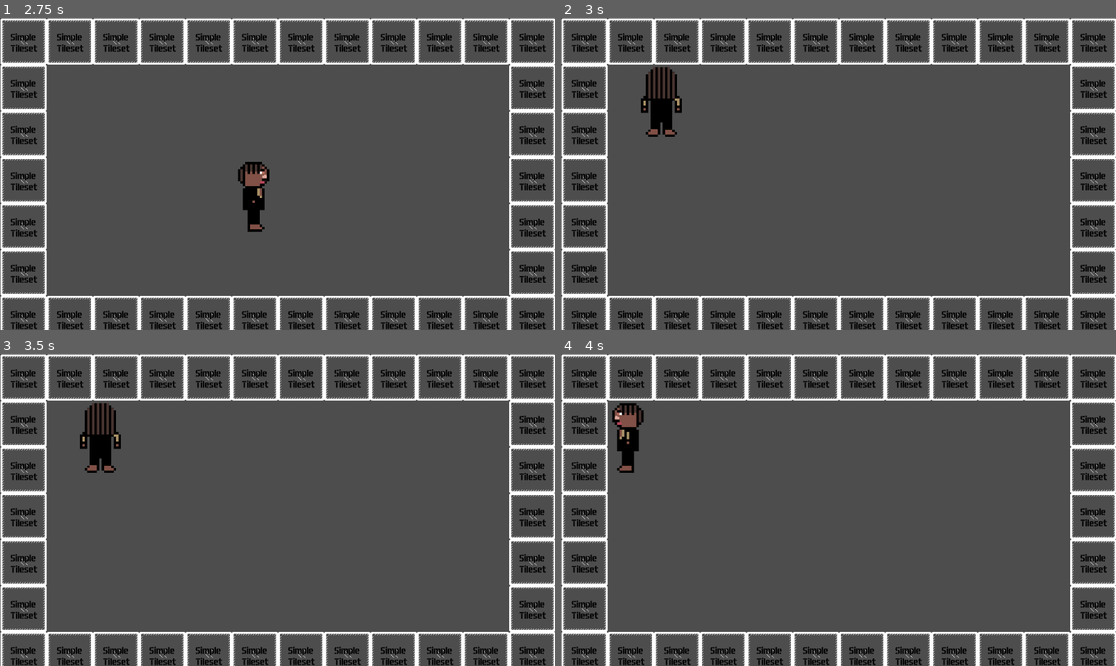
Above: before the commit, frames 1-4 (two rows, left to right).
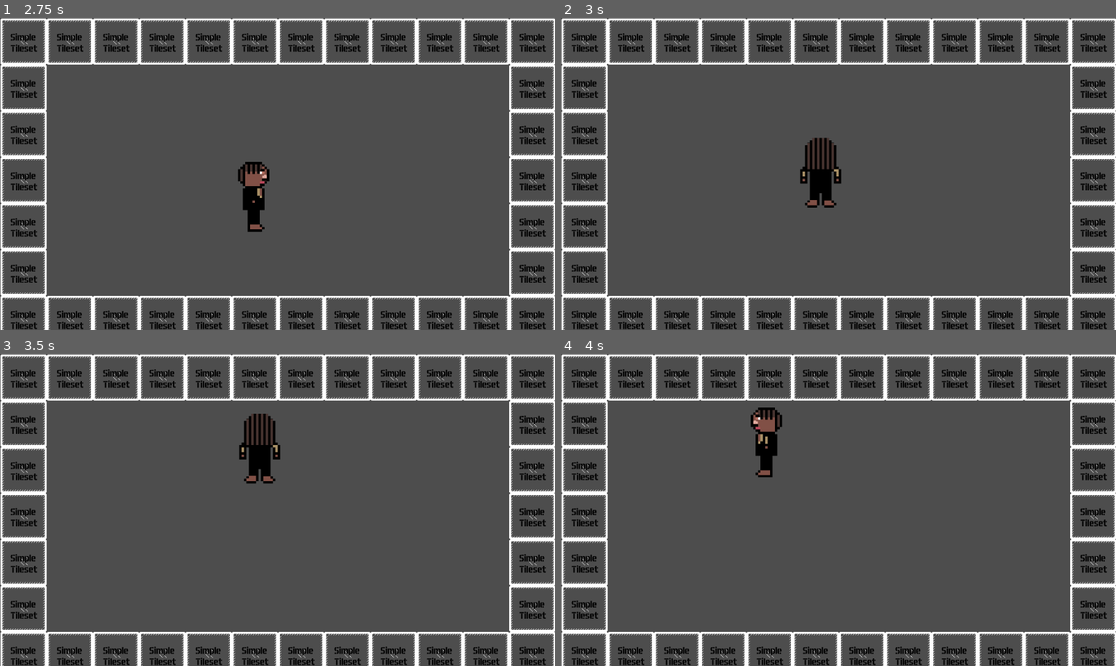
Above: after the commit, the same moments.

Repository: MFHKiwi/dreamys-dungeon
Game: Godot game, scene res://dreamys_dungeon.tscn
Two runs of this game, one before a commit and one after it. Both use one fixed random seed, a clock stepped at 60 frames per second and the inputs below.
Inputs:
- Up to frame 1 (2.75 s): tap Enter at 0.5 s; hold Right (ui_right) 0.53-1.28 s; hold Down (ui_down) 1.28-2.03 s; hold Right (ui_right) from 2.03 s (still down)
- Up to frame 2 (3 s): release Right (ui_right) at 2.78 s; hold Up (ui_up) from 2.78 s (still down)
- Up to frame 3 (3.5 s): keep holding Up (ui_up)
- Up to frame 4 (4 s): release Up (ui_up) at 3.53 s; hold Left (ui_left) from 3.53 s (still down)

Frame 1 is identical in both runs. In frame 2, 2.3% of the frame differs, in the area x 14-51%, y 15-61%; in frame 3, 2.3%, in the area x 14-51%, y 15-42%; in frame 4, 1.7%.

Commit message:
added projectiles

Diff:
--- a/dreamy.gd
+++ b/dreamy.gd
@@ -1,9 +1,36 @@
 extends CharacterBody2D
 
 signal hit
+signal timeout
 const SPEED = 15000.0
+var bullet = preload("res://projectile.tscn")
+var bullet_speed = 1000
+
+func _ready():
+	var timer := Timer.new()
+	add_child(timer)
+	timer.wait_time = 0.25
+	timer.start()
+	timer.connect("timeout", Callable(self, "_on_timeout"))
+	pass
+
+func _on_timeout():
+	if Input.is_key_pressed(KEY_W):
+		fire('w')
+	if Input.is_key_pressed(KEY_S):
+		fire('s')
+	if Input.is_key_pressed(KEY_A):
+		fire('a')
+	if Input.is_key_pressed(KEY_D):
+		fire('d')
+	pass
 
 func _process(delta):
+	pass
+
+func _physics_process(delta):
+	# Get the input direction and handle the movement/deceleration.
+	# As good practice, you should replace UI actions with custom gameplay actions.
 	var direction = Input.get_vector("ui_left", "ui_right", "ui_up", "ui_down")
 	match direction:
 		Vector2(0,0):
@@ -16,12 +43,6 @@
 			$AnimatedSprite2D.play("back")
 		Vector2(0,-1):
 			$AnimatedSprite2D.play("forward")
-	pass
-
-func _physics_process(delta):
-	# Get the input direction and handle the movement/deceleration.
-	# As good practice, you should replace UI actions with custom gameplay actions.
-	var direction = Input.get_vector("ui_left", "ui_right", "ui_up", "ui_down")
 	if direction:
 		velocity = direction * SPEED * delta
 	else:
@@ -31,8 +52,30 @@
 	for i in get_slide_collision_count():
 		collision = get_slide_collision(i)
 	if collision:
-		if !is_instance_of(collision.get_collider(), TileMap):
+		if !is_instance_of(collision.get_collider(), TileMap) && !is_instance_of(collision.get_collider(), RigidBody2D):
 			emit_signal("hit")
+
+func fire(direction):
+	var bullet_instance = bullet.instantiate()
+	bullet_instance.position = get_global_position()
+	match direction:
+		'w':
+			bullet_instance.rotation_degrees = 0
+			bullet_instance.position += Vector2(0, -110)
+			bullet_instance.apply_impulse(Vector2(0, -bullet_speed), Vector2())
+		's':
+			bullet_instance.rotation_degrees = 180
+			bullet_instance.position += Vector2(0, 110)
+			bullet_instance.apply_impulse(Vector2(0, bullet_speed), Vector2())
+		'a':
+			bullet_instance.rotation_degrees = 270
+			bullet_instance.position += Vector2(-80, 0)
+			bullet_instance.apply_impulse(Vector2(-bullet_speed, 0), Vector2())
+		'd':
+			bullet_instance.rotation_degrees = 90
+			bullet_instance.position += Vector2(80, 0)
+			bullet_instance.apply_impulse(Vector2(bullet_speed, 0), Vector2())
+	get_tree().get_root().call_deferred("add_child", bullet_instance)
 
 func _on_hit():
 	position = Vector2(200,200)
--- a/dreamys_dungeon.tscn
+++ b/dreamys_dungeon.tscn
@@ -67,10 +67,6 @@
 [sub_resource type="CapsuleShape2D" id="CapsuleShape2D_bgu7u"]
 radius = 84.0
 height = 310.0
-
-[sub_resource type="SpriteFrames" id="SpriteFrames_u5k04"]
-
-[sub_resource type="RectangleShape2D" id="RectangleShape2D_meoic"]
 
 [sub_resource type="PhysicsMaterial" id="PhysicsMaterial_lnd71"]
 
@@ -231,22 +227,12 @@
 [node name="AnimatedSprite2D" type="AnimatedSprite2D" parent="dreamy"]
 scale = Vector2(0.5, 0.5)
 sprite_frames = SubResource("SpriteFrames_cesc6")
-animation = &"idle"
+animation = &"forward"
 script = SubResource("GDScript_1kl1x")
 
 [node name="CollisionShape2D" type="CollisionShape2D" parent="dreamy"]
 scale = Vector2(0.5, 0.5)
 shape = SubResource("CapsuleShape2D_bgu7u")
-
-[node name="CharacterBody2D" type="CharacterBody2D" parent="."]
-
-[node name="AnimatedSprite2D" type="AnimatedSprite2D" parent="CharacterBody2D"]
-position = Vector2(582, 334)
-sprite_frames = SubResource("SpriteFrames_u5k04")
-
-[node name="CollisionShape2D" type="CollisionShape2D" parent="CharacterBody2D"]
-position = Vector2(582, 335)
-shape = SubResource("RectangleShape2D_meoic")
 
 [node name="TileMap" type="TileMap" parent="."]
 position = Vector2(1, 1)
@@ -255,3 +241,4 @@
 layer_0/tile_data = PackedInt32Array(0, 3, 0, 65536, 3, 1, 131072, 3, 2, 196608, 3, 3, 262144, 3, 4, 327680, 3, 5, 1, 6 …(21599 unchanged characters)…
 
 [connection signal="hit" from="dreamy" to="dreamy" method="_on_hit"]
+[connection signal="timeout" from="dreamy" to="dreamy" method="_on_timeout"]
--- /dev/null
+++ b/projectile.gd
@@ -0,0 +1,8 @@
+extends RigidBody2D
+
+
+# Called when the node enters the scene tree for the first time.
+func _ready():
+	await get_tree().create_timer(3).timeout
+	get_parent().remove_child(self)
+	pass # Replace with function body.
--- /dev/null
+++ b/projectile.tscn
@@ -0,0 +1,19 @@
+[gd_scene load_steps=4 format=3 uid="uid://iynboqrnqrjx"]
+
+[ext_resource type="Script" path="res://projectile.gd" id="1_50dsl"]
+[ext_resource type="Texture2D" uid="uid://cwgc05oev6gmk" path="res://assets/projectile.png" id="1_is8xb"]
+
+[sub_resource type="RectangleShape2D" id="RectangleShape2D_r8d5q"]
+size = Vector2(11, 43)
+
+[node name="RigidBody2D" type="RigidBody2D"]
+gravity_scale = 2.66454e-15
+script = ExtResource("1_50dsl")
+
+[node name="Sprite2D" type="Sprite2D" parent="."]
+scale = Vector2(0.2, 0.2)
+texture = ExtResource("1_is8xb")
+
+[node name="CollisionShape2D" type="CollisionShape2D" parent="."]
+position = Vector2(-0.5, -0.5)
+shape = SubResource("RectangleShape2D_r8d5q")
Not shown, added: assets/front.png.import
Not shown, added: assets/projectile.png.import
Not shown: 1 places in dreamys_dungeon.tscn that only renumber resources
